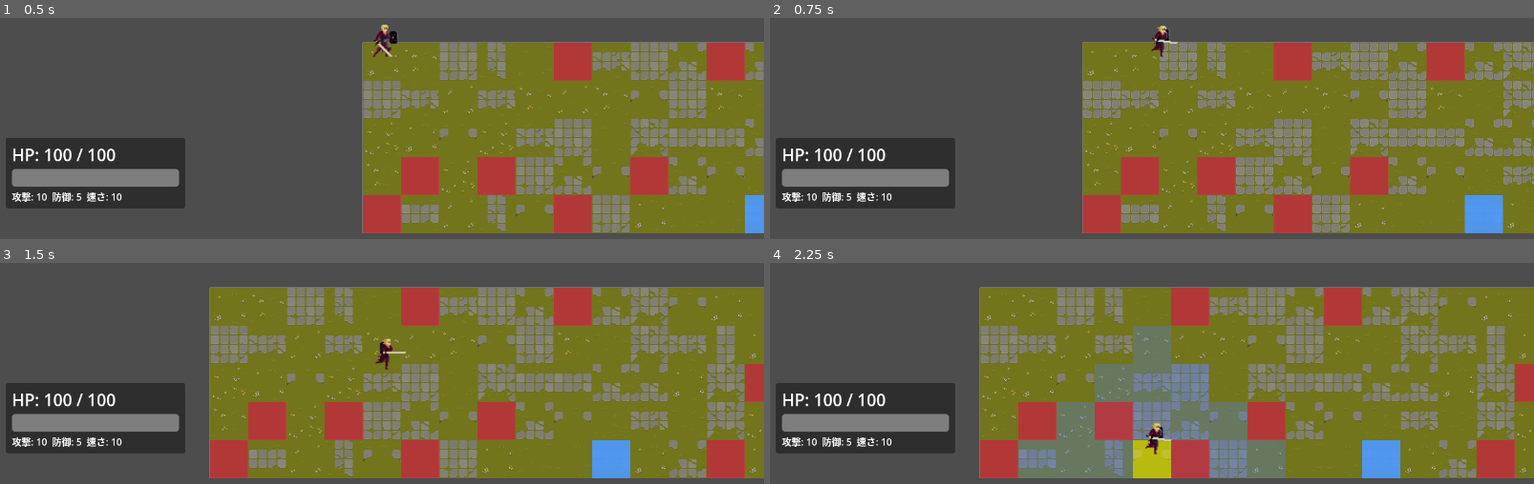
Above: before the commit, frames 1-4 (two rows, left to right).
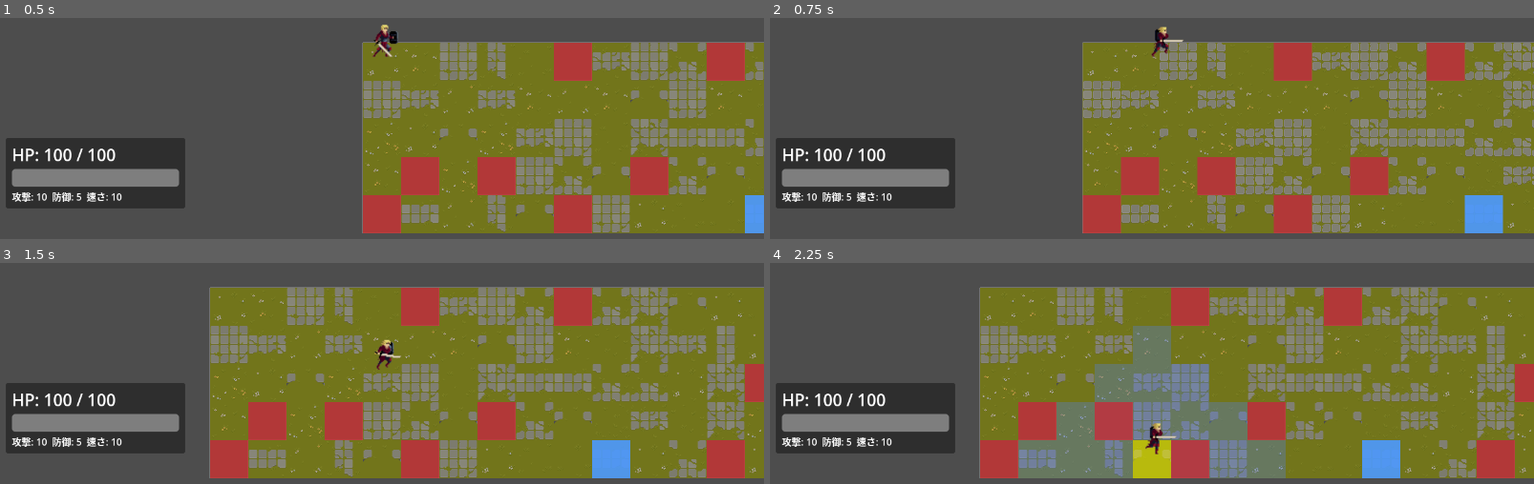
Above: after the commit, the same moments.

Repository: himanushi/godot-test
Game: Godot game, scene res://main.tscn
The game is run twice, just before and just after one commit, with the same random seed, the same clock (stepped at 60 frames per second) and the same inputs.
Inputs:
- Up to frame 1 (0.5 s): no input
- Up to frame 2 (0.75 s): tap Enter (ui_accept) at 0.5 s; hold Right (ui_right) from 0.53 s (still down); tap M (cast_magic) at 0.6 s
- Up to frame 3 (1.5 s): tap Enter (ui_accept) at 0.77 s; release Right (ui_right) at 1.28 s; hold Down (ui_down) from 1.28 s (still down); tap Z (wait_turn) at 1.35 s
- Up to frame 4 (2.25 s): tap Enter (ui_accept) at 1.52 s; release Down (ui_down) at 2.03 s; hold Right (ui_right) from 2.03 s (still down); tap M (cast_magic) at 2.1 s

Frame 1 is identical in both runs. In frame 2, 0.2% of the frame differs, in the area x 49-55%, y 3-18%; in frame 3, 0.2%, in the area x 49-54%, y 34-49%; in frame 4, 0.2%.

Commit message:
fix: player.tscn

Diff:
--- a/srpg/characters/player.tscn
+++ b/srpg/characters/player.tscn
@@ -178,9 +178,9 @@
 "duration": 1.0,
 "texture": SubResource("AtlasTexture_qk7w8")
 }],
-"loop": true,
+"loop": false,
 "name": &"right_run",
-"speed": 5.0
+"speed": 20.0
 }]
 
 [node name="Player" type="Node2D"]
